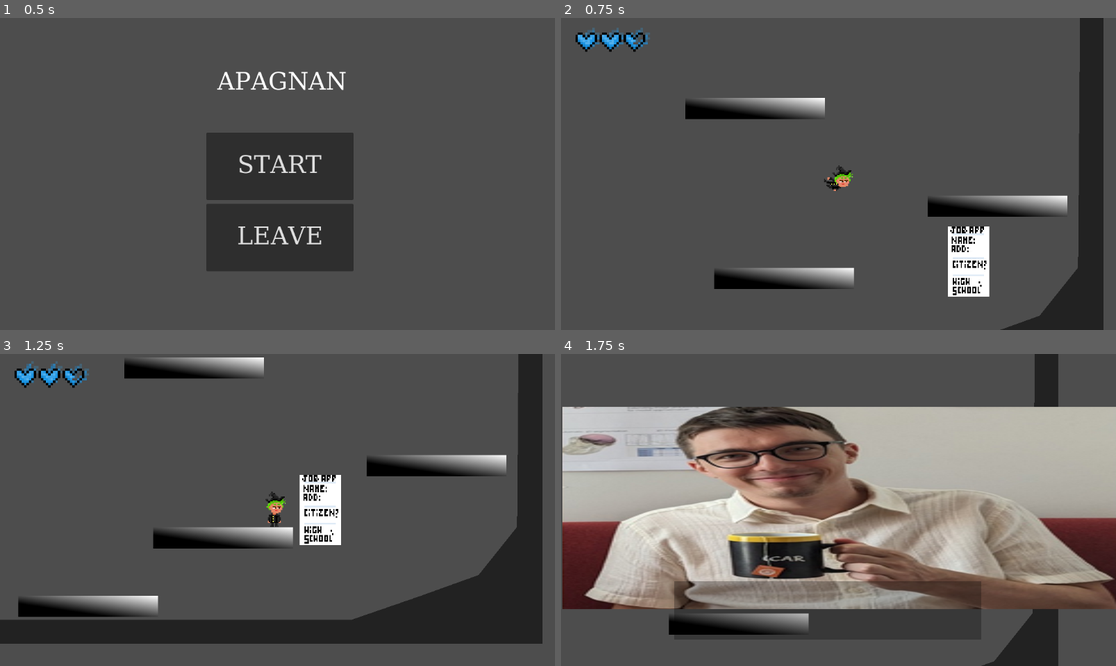
Above: before the commit, frames 1-4 (two rows, left to right).
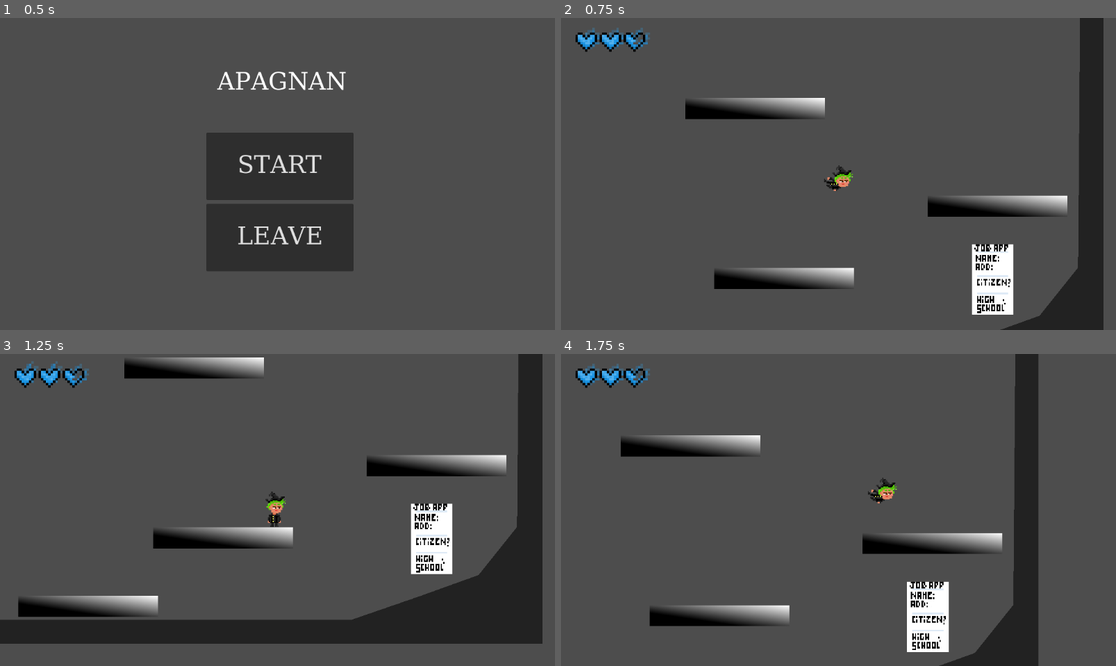
Above: after the commit, the same moments.

Repository: RTheoGH/CSSG
Game: Godot game, scene res://scenes/Menu.tscn
The game is run twice, just before and just after one commit, with the same random seed, the same clock (stepped at 60 frames per second) and the same inputs.
Inputs (mouse positions are in pixels of both pictures, inside the frame that each line leads up to):
- Up to frame 1 (0.5 s): no input
- Up to frame 2 (0.75 s): click "START" at 0.5 s
- Up to frame 3 (1.25 s): no input
- Up to frame 4 (1.75 s): move the mouse to (960, 494) at 1.27 s; hold D (right) from 1.28 s (still down); hold Space (jump) from 1.28 s (still down)

Frame 1 is identical in both runs. In frame 2, 2.5% of the frame differs, in the area x 69-82%, y 66-96%; in frame 3, 3.3%; in frame 4, 68%, in the area x 0-100%, y 0-100%.

Commit message:
Ajout sprites scène de combat

Diff:
--- a/project.godot
+++ b/project.godot
@@ -24,7 +24,8 @@
 folder_colors={
 "res://ressources/": "green",
 "res://scenes/": "purple",
-"res://scripts/": "orange"
+"res://scripts/": "orange",
+"res://shaders/": "pink"
 }
 
 [input]
--- a/scenes/Job.tscn
+++ b/scenes/Job.tscn
@@ -1,7 +1,18 @@
-[gd_scene load_steps=4 format=3 uid="uid://cphd0yo8fpvb6"]
+[gd_scene load_steps=5 format=3 uid="uid://cphd0yo8fpvb6"]
 
 [ext_resource type="Script" path="res://scripts/job.gd" id="1_ywle1"]
 [ext_resource type="Texture2D" uid="uid://bkuiqjfabbr45" path="res://ressources/images/job-1.png" id="2_mre3a"]
+
+[sub_resource type="SpriteFrames" id="SpriteFrames_exwro"]
+animations = [{
+"frames": [{
+"duration": 1.0,
+"texture": ExtResource("2_mre3a")
+}],
+"loop": true,
+"name": &"default",
+"speed": 5.0
+}]
 
 [sub_resource type="RectangleShape2D" id="RectangleShape2D_njjev"]
 size = Vector2(32, 56)
@@ -11,11 +22,11 @@
 collision_mask = 8
 script = ExtResource("1_ywle1")
 
-[node name="Sprite2D2" type="Sprite2D" parent="."]
+[node name="AnimatedSprite2D" type="AnimatedSprite2D" parent="."]
 texture_filter = 1
 position = Vector2(0, 1.90735e-06)
 scale = Vector2(1.07641, 1.42628)
-texture = ExtResource("2_mre3a")
+sprite_frames = SubResource("SpriteFrames_exwro")
 
 [node name="CollisionShape2D2" type="CollisionShape2D" parent="."]
 shape = SubResource("RectangleShape2D_njjev")
--- a/scenes/Main.tscn
+++ b/scenes/Main.tscn
@@ -1,18 +1,97 @@
-[gd_scene load_steps=16 format=3 uid="uid://6ueec22mi8co"]
+[gd_scene load_steps=29 format=3 uid="uid://6ueec22mi8co"]
 
 [ext_resource type="Script" path="res://scripts/main.gd" id="1_1apkk"]
 [ext_resource type="PackedScene" uid="uid://bvc6ijsw2wpn0" path="res://scenes/UI.tscn" id="2_h4x6i"]
+[ext_resource type="Texture2D" uid="uid://g3i7o27g62t" path="res://ressources/images/studentA1.png" id="3_tcata"]
 [ext_resource type="PackedScene" uid="uid://cocwo8aq5j7pw" path="res://scenes/Player.tscn" id="4_apvqn"]
 [ext_resource type="AudioStream" uid="uid://772ggq0sx8jb" path="res://ressources/musics/music jeu test.wav" id="4_r14mf"]
+[ext_resource type="Texture2D" uid="uid://duf7ihk4yucls" path="res://ressources/images/studentA2.png" id="4_wuv6s"]
+[ext_resource type="Texture2D" uid="uid://dxtqm8ntffy5m" path="res://ressources/images/StudentAfall.png" id="5_hudx5"]
 [ext_resource type="PackedScene" uid="uid://cphd0yo8fpvb6" path="res://scenes/Job.tscn" id="5_y55mw"]
+[ext_resource type="Texture2D" uid="uid://dwe1wgd0eqp4m" path="res://ressources/images/StudentAjump.png" id="6_8tkyn"]
 [ext_resource type="PackedScene" path="res://scenes/plateforme.tscn" id="6_p4iim"]
+[ext_resource type="Texture2D" uid="uid://df5c12qe5rkj5" path="res://ressources/images/sneak.png" id="7_27ulv"]
 [ext_resource type="PackedScene" path="res://scenes/map.tscn" id="7_od2uo"]
 [ext_resource type="Script" path="res://scenes/timer.gd" id="8_it0lm"]
+[ext_resource type="Texture2D" uid="uid://cq8acad81146r" path="res://ressources/images/Studenthaut-1.png" id="8_l7gre"]
 [ext_resource type="Texture2D" uid="uid://c2jyv58nsm15a" path="res://ressources/images/goat.png" id="9_in5b8"]
+[ext_resource type="Texture2D" uid="uid://d2wjix7xlvk0p" path="res://ressources/images/Studenthaut-2.png" id="9_ivg54"]
+[ext_resource type="Texture2D" uid="uid://b5aebivgsdxlm" path="res://ressources/images/studentA_marche1.png" id="10_wy6km"]
 [ext_resource type="AudioStream" uid="uid://55ok6y3fhtdv" path="res://ressources/sounds/lutz_1.mp3" id="10_xgx00"]
+[ext_resource type="Texture2D" uid="uid://dvfvru3b5wus1" path="res://ressources/images/studentA_marche2.png" id="11_jcut0"]
 [ext_resource type="AudioStream" uid="uid://bc0ivjpkv2g6e" path="res://ressources/sounds/lutz_2.mp3" id="11_q4qov"]
+[ext_resource type="Texture2D" uid="uid://ddmk5vg0t8lfe" path="res://ressources/images/studentA_marche3.png" id="12_21pxd"]
 [ext_resource type="AudioStream" uid="uid://dd5qrqseamcyc" path="res://ressources/sounds/lutz_3.mp3" id="12_dy66s"]
 [ext_resource type="AudioStream" uid="uid://cgvpn6nqecl5u" path="res://ressources/sounds/lutz_4.mp3" id="13_2kace"]
+[ext_resource type="Texture2D" uid="uid://bmsfej5fhcbui" path="res://ressources/images/studentA_marche4.png" id="13_pnt3o"]
+
+[sub_resource type="SpriteFrames" id="SpriteFrames_lv3x1"]
+
+[sub_resource type="SpriteFrames" id="SpriteFrames_r6a10"]
+animations = [{
+"frames": [{
+"duration": 1.0,
+"texture": ExtResource("3_tcata")
+}, {
+"duration": 1.0,
+"texture": ExtResource("4_wuv6s")
+}],
+"loop": true,
+"name": &"default",
+"speed": 2.0
+}, {
+"frames": [{
+"duration": 1.0,
+"texture": ExtResource("5_hudx5")
+}],
+"loop": true,
+"name": &"fall",
+"speed": 5.0
+}, {
+"frames": [{
+"duration": 1.0,
+"texture": ExtResource("6_8tkyn")
+}],
+"loop": true,
+"name": &"jump",
+"speed": 5.0
+}, {
+"frames": [{
+"duration": 1.0,
+"texture": ExtResource("7_27ulv")
+}],
+"loop": true,
+"name": &"sneak",
+"speed": 1.0
+}, {
+"frames": [{
+"duration": 1.0,
+"texture": ExtResource("8_l7gre")
+}, {
+"duration": 1.0,
+"texture": ExtResource("9_ivg54")
+}],
+"loop": true,
+"name": &"view_top",
+"speed": 2.0
+}, {
+"frames": [{
+"duration": 1.0,
+"texture": ExtResource("10_wy6km")
+}, {
+"duration": 1.0,
+"texture": ExtResource("11_jcut0")
+}, {
+"duration": 1.0,
+"texture": ExtResource("12_21pxd")
+}, {
+"duration": 1.0,
+"texture": ExtResource("13_pnt3o")
+}],
+"loop": true,
+"name": &"walk",
+"speed": 4.0
+}]
 
 [sub_resource type="FontFile" id="FontFile_sxdul"]
 cache/0/16/0/ascent = 0.0
@@ -108,28 +187,43 @@
 
 [node name="Lifebar" parent="WorldHUD" instance=ExtResource("2_h4x6i")]
 
+[node name="CanvasLayer" type="CanvasLayer" parent="."]
+
+[node name="Fight_Background" type="ColorRect" parent="CanvasLayer"]
+offset_right = 1149.0
+offset_bottom = 647.0
+color = Color(0.141176, 0.141176, 0.141176, 0)
+
 [node name="FightHUD" type="CanvasLayer" parent="."]
+
+[node name="ColorRect" type="ColorRect" parent="FightHUD"]
+anchors_preset = 15
+anchor_right = 1.0
+anchor_bottom = 1.0
+offset_left = 231.0
+offset_top = 468.0
+offset_right = -284.0
+offset_bottom = -56.0
+grow_horizontal = 2
+grow_vertical = 2
+color = Color(0, 0, 0, 0.266667)
 
 [node name="RichTextLabel" type="RichTextLabel" parent="FightHUD"]
 offset_left = 235.0
 offset_top = 472.0
 offset_right = 872.0
 offset_bottom = 596.0
-text = "
-	Un [ennemi] sauvage apparaît !"
-
-[node name="ColorRect" type="ColorRect" parent="FightHUD/RichTextLabel"]
-layout_mode = 1
-anchors_preset = 15
-anchor_right = 1.0
-anchor_bottom = 1.0
-offset_left = -4.0
-offset_top = -4.0
-offset_right = 1.0
-offset_bottom = -3.0
-grow_horizontal = 2
-grow_vertical = 2
-color = Color(0, 0, 0, 0.266667)
+
+[node name="Enemy_fight_sprite" type="AnimatedSprite2D" parent="FightHUD"]
+position = Vector2(771, 342)
+scale = Vector2(3, 3)
+sprite_frames = SubResource("SpriteFrames_lv3x1")
+
+[node name="Player_fight_sprite" type="AnimatedSprite2D" parent="FightHUD"]
+texture_filter = 1
+position = Vector2(357, 342)
+scale = Vector2(-3, 3)
+sprite_frames = SubResource("SpriteFrames_r6a10")
 
 [node name="text" type="RichTextLabel" parent="."]
 offset_left = -60.0
@@ -155,8 +249,7 @@
 stream = ExtResource("4_r14mf")
 volume_db = -20.0
 
-[node name="job" parent="." node_paths=PackedStringArray("chomeur") instance=ExtResource("5_y55mw")]
-chomeur = NodePath("../chomeur")
+[node name="job" parent="." instance=ExtResource("5_y55mw")]
 
 [node name="Plateforme" parent="." instance=ExtResource("6_p4iim")]
 position = Vector2(-23, 99)
--- a/scenes/Player.tscn
+++ b/scenes/Player.tscn
@@ -96,7 +96,6 @@
 texture_filter = 1
 position = Vector2(-1, 0)
 sprite_frames = SubResource("SpriteFrames_c0f4m")
-animation = &"sneak"
 
 [node name="Tall" type="CollisionShape2D" parent="."]
 position = Vector2(0, 2)
--- a/scenes/timer.gd
+++ b/scenes/timer.gd
@@ -17,5 +17,6 @@
 	$CanvasLayer/TextureRect.visible = false
 
 func _on_timeout() -> void:
-	if randi_range(1,10) == 8:
-		scream()
+	return
+	#if randi_range(1,10) == 8:
+		#scream()
--- /dev/null
+++ b/scripts/enemy.gd
@@ -0,0 +1,41 @@
+class_name Enemy
+extends CharacterBody2D
+
+const SPEED = 150.0
+const JUMP_VELOCITY = -400.0
+@export var chomeur: Node2D
+
+signal hit
+
+func follow_chomeur(chomeur: Node2D):
+	if chomeur == null:
+		return
+
+	var target_pos = chomeur.global_position
+	var direction = (target_pos - global_position).normalized()
+	velocity = direction * SPEED
+
+func _physics_process(delta: float) -> void:
+
+	if Global.fight_mode:
+		return
+
+	follow_chomeur(chomeur)
+
+	move_and_slide()
+	for i in get_slide_collision_count():
+		var collision = get_slide_collision(i)
+		if collision.get_collider().name == "chomeur":
+			print(Global.fight_mode)
+			emit_signal("hit", self)
+
+	#var collision = move_and_collide(velocity * delta)
+	#if collision:
+		#print("collision")
+		#var collider = collision.get_collider()
+		#if collider.name == "chomeur":
+			#print("true")
+			#emit_signal("game_over")
+
+func get_class_name() -> String:
+	return "Enemy"
--- a/scripts/job.gd
+++ b/scripts/job.gd
@@ -1,34 +1,5 @@
-extends CharacterBody2D
+class_name Job
+extends Enemy
 
-const SPEED = 150.0
-const JUMP_VELOCITY = -400.0
-@export var chomeur: Node2D
-
-signal hit
-
-func follow_chomeur(chomeur: Node2D):
-	if chomeur == null:
-		return
-
-	var target_pos = chomeur.global_position
-	var direction = (target_pos - global_position).normalized()
-	velocity = direction * SPEED
-
-func _physics_process(delta: float) -> void:
-	if Global.fight_mode:
-		return
-	follow_chomeur(chomeur)
-
-	move_and_slide()
-	for i in get_slide_collision_count():
-		var collision = get_slide_collision(i)
-		if collision.get_collider().name == "chomeur":
-			emit_signal("hit")
-
-	#var collision = move_and_collide(velocity * delta)
-	#if collision:
-		#print("collision")
-		#var collider = collision.get_collider()
-		#if collider.name == "chomeur":
-			#print("true")
-			#emit_signal("game_over")
+func get_class_name() -> String:
+	return "Job"
--- a/scripts/main.gd
+++ b/scripts/main.gd
@@ -3,6 +3,7 @@
 var running: bool
 @onready var music = $AudioStreamPlayer
 @onready var fight_text = $FightHUD/RichTextLabel
+var current_enemy := ""
 
 # Called when the node enters the scene tree for the first time.
 func _ready() -> void:
@@ -53,6 +54,7 @@
 
 func process_fight(delta: float):
 	#mettre les sprites à des pos fixes
+
 	fight_text.visible_ratio += 0.05
 
 func new_game():
@@ -67,19 +69,40 @@
 	get_node("WorldHUD").get_node("Lifebar").update_hearts()
 	$AudioStreamPlayer.play()
 
-func toggle_fight_mode():
-	$WorldHUD.hide()
-	$FightHUD.show()
-	Global.fight_mode = !Global.fight_mode
-	fight_text.visible_ratio = 0
+#true = fight mode, false = world mode
+func toggle_fight_mode(fight_mode: bool):
+	print("switch de mode")
+	Global.fight_mode = fight_mode
 
-func _on_hit():
+	if(fight_mode):
+		$WorldHUD.hide()
+		$FightHUD.show()
+		set_background_opacity(0)
+		var tween_background = $CanvasLayer/Fight_Background.create_tween()
+		tween_background.set_ease(Tween.EASE_IN)
+		tween_background.tween_property($CanvasLayer/Fight_Background, "color:a", 0.5, 0.2)
+		fight_text.visible_ratio = 0
+
+	else:
+		$WorldHUD.show()
+		$FightHUD.hide()
+
+func set_background_opacity(alpha: float):
+	$CanvasLayer/Fight_Background.color.a = alpha
+
+func _on_hit(enemy: Enemy):
 	#get_node("text").show()
 	#get_node("Button").show()
 	#get_node("chomeur").set_physics_process(false)
 	#get_node("job").set_physics_process(false)
+	if !Global.fight_mode:
+		$FightHUD/Enemy_fight_sprite.sprite_frames = enemy.get_node("AnimatedSprite2D").sprite_frames
+		current_enemy = enemy.get_class_name()
+		fight_text.text = "Un " + current_enemy + " sauvage apparaît !"
+		toggle_fight_mode(true)
+
+
 	get_node("WorldHUD").get_node("Lifebar").take_damage()
-	toggle_fight_mode()
 
 func _on_game_over():
 	get_node("text").show()
--- /dev/null
+++ b/shaders/background_opacity.tres
@@ -0,0 +1,39 @@
+[gd_resource type="VisualShader" load_steps=3 format=3 uid="uid://kx1msrulrq2v"]
+
+[sub_resource type="VisualShaderNodeVec3Constant" id="VisualShaderNodeVec3Constant_ufa42"]
+output_port_for_preview = 0
+
+[sub_resource type="VisualShaderNodeFloatParameter" id="VisualShaderNodeFloatParameter_3lbcw"]
+parameter_name = "Background_opacity"
+
+[resource]
+code = "shader_type canvas_item;
+render_mode blend_mix;
+
+uniform float Background_opacity;
+
+
+
+void fragment() {
+// Vector3Constant:2
+	vec3 n_out2p0 = vec3(0.000000, 0.000000, 0.000000);
+
+
+// FloatParameter:3
+	float n_out3p0 = Background_opacity;
+
+
+// Output:0
+	COLOR.rgb = n_out2p0;
+	COLOR.a = n_out3p0;
+
+
+}
+"
+mode = 1
+flags/light_only = false
+nodes/fragment/2/node = SubResource("VisualShaderNodeVec3Constant_ufa42")
+nodes/fragment/2/position = Vector2(-200, 140)
+nodes/fragment/3/node = SubResource("VisualShaderNodeFloatParameter_3lbcw")
+nodes/fragment/3/position = Vector2(-57.8824, 441.02)
+nodes/fragment/connections = PackedInt32Array(2, 0, 0, 0, 3, 0, 0, 1)
